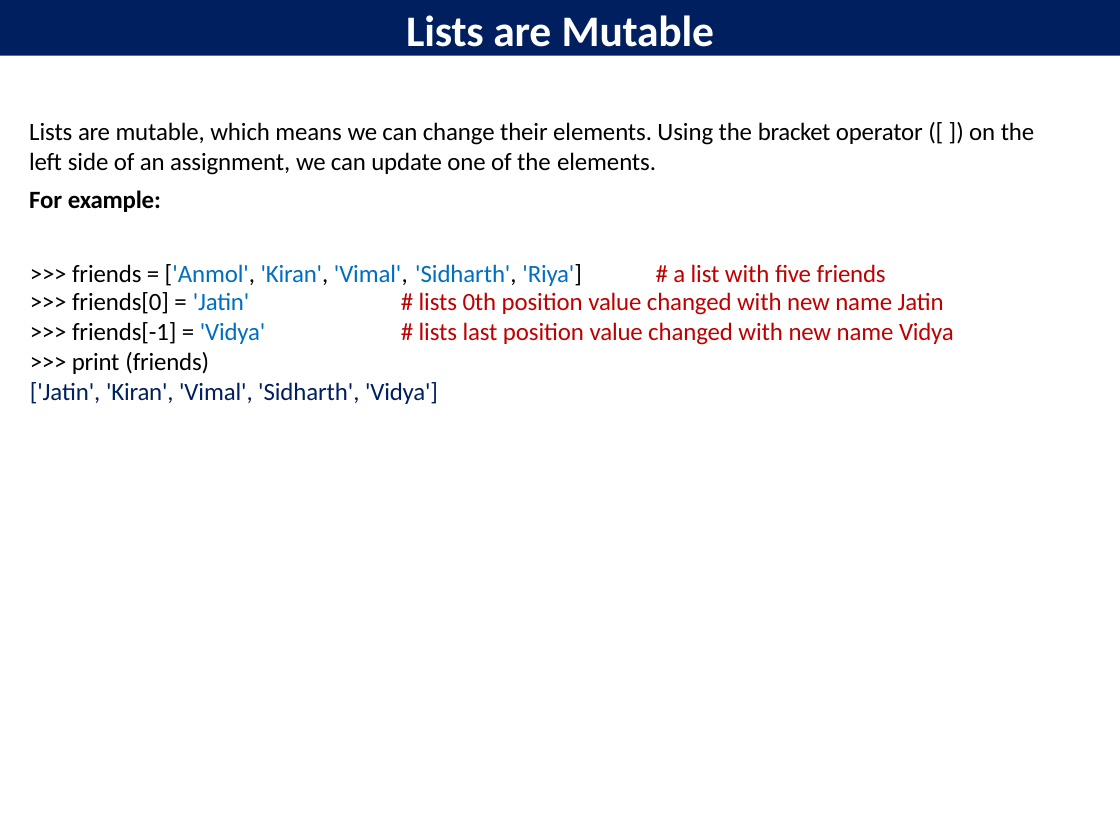
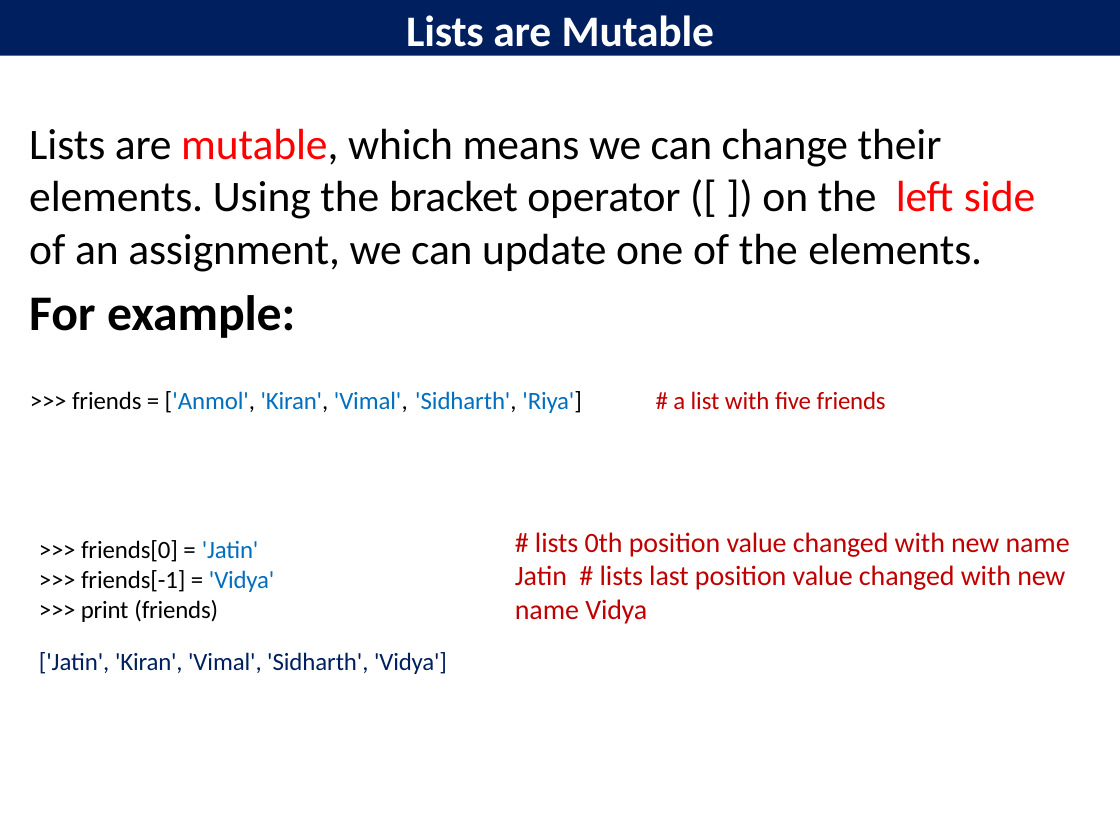
Before and after one commit to davcpscn/XI, a slide deck: slide 5 of Presentations/Lists.pptx. Drawn at 1120x840 pixels with LibreOffice and Linux fonts; fonts in the diff are those of the drawing. Boxes give left, top, right and bottom in pixels: in the first picture for what was removed or moved away, otherwise in the second. Text is boxed around its words. In the diff, an @@ line names an element or a change of style, - is before the commit and + after.

Commit message:
Python List ppt and Assignment

```diff
--- a/Presentations/Lists.pptx
+++ b/Presentations/Lists.pptx
@@ text at (29,128,1035,338): size 16 to 28 pt in "Lists are mutable, which means we can ..."; text colour #000000 to #FF0000 in "mutable, left side"; size 16 to 32 pt in "For example:" @@
@@ text ">>> friends[0] = 'Jatin'": place and size @@
-text ">>> friends[0] = 'Jatin'" at (72,292,265,374)
+text ">>> friends[0] = 'Jatin'" at (81,540,274,622)
@@ text "# lists 0th position value ...": place and size @@
-text "# lists 0th position value ..." at (419,292,954,345)
+text "# lists 0th position value ..." at (515,532,1070,624)
@@ text "# lists 0th position value ..." at (515,532,1070,624): size 16 to 18 pt @@
@@ text "['Jatin', 'Kiran', 'Vimal', 'Sidharth', 'Vidya']": place and size @@
-text "['Jatin', 'Kiran', 'Vimal', 'Sidharth', 'Vidya']" at (30,382,438,404)
+text "['Jatin', 'Kiran', 'Vimal', 'Sidharth', 'Vidya']" at (39,652,447,674)
```
Also in this commit, not shown: 8 other slides changed, 2 slides added, 1 slide removed, 3 other files.
